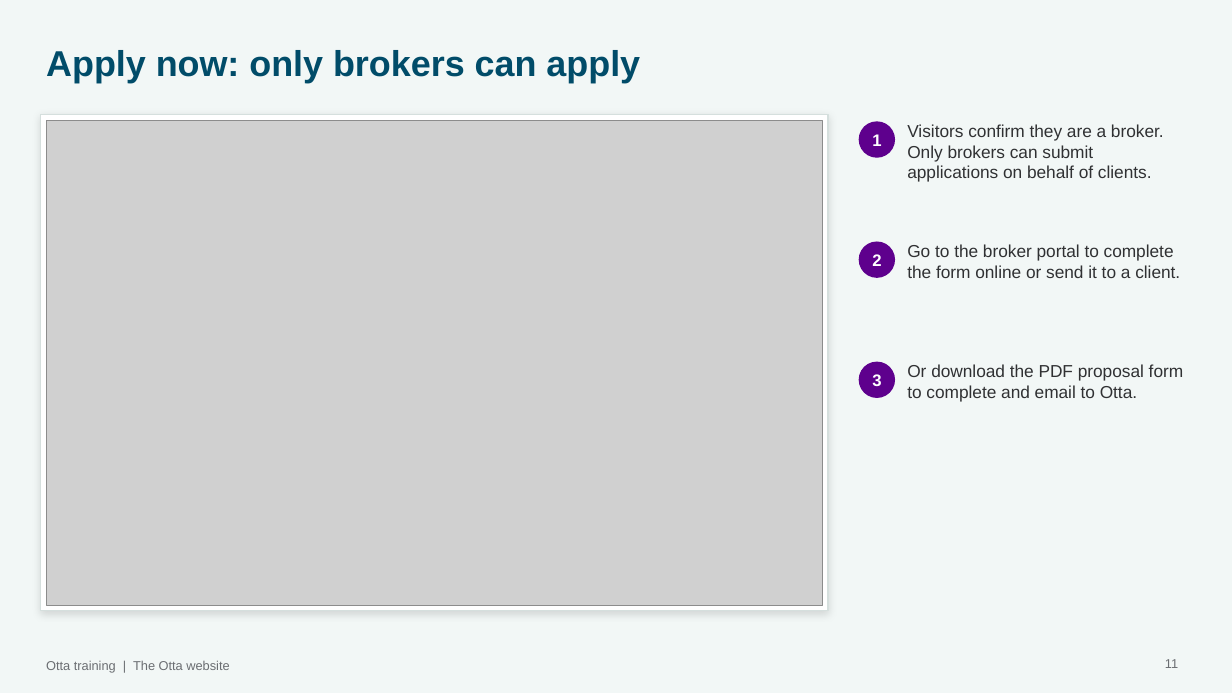
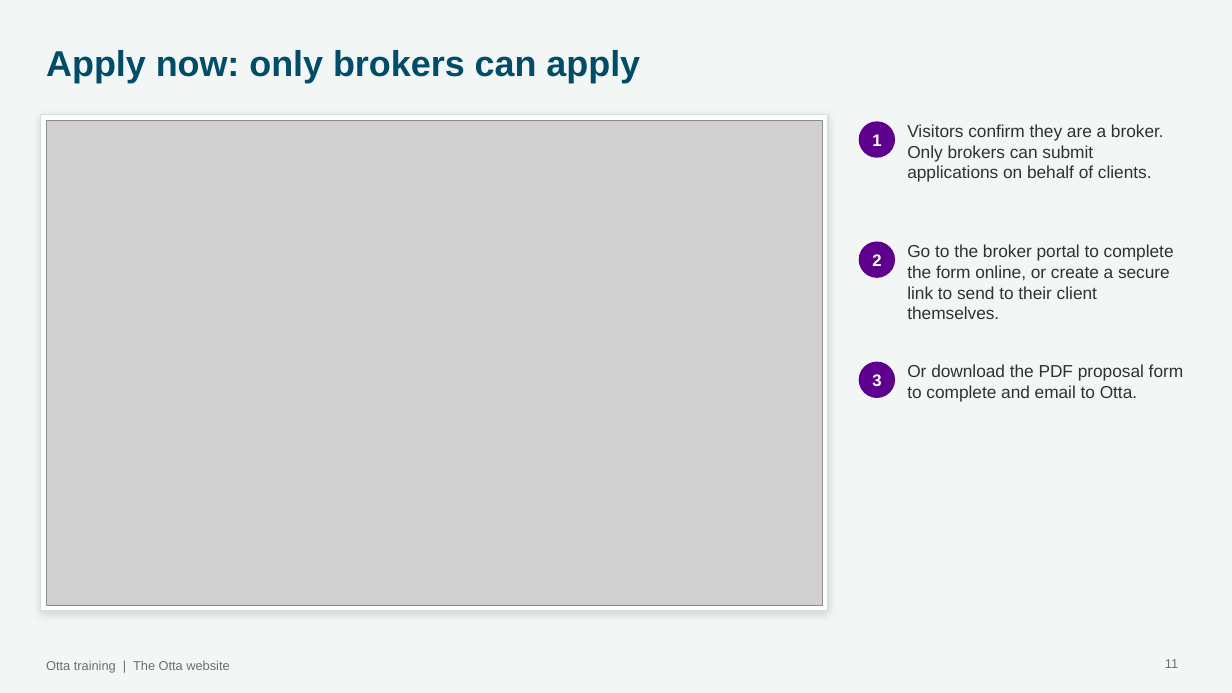
Before and after one commit to rebeccakfurness-boop/otta-MVP, a slide deck: slide 11 of docs/training/Otta training 1 - The website.pptx. Drawn at 1232x693 pixels with LibreOffice and Linux fonts; fonts in the diff are those of the drawing; grey boxes stand for pictures; background and template pictures are left out. Boxes give left, top, right and bottom in pixels: in the first picture for what was removed or moved away, otherwise in the second. Text is boxed around its words. In the diff, an @@ line names an element or a change of style, - is before the commit and + after.

```diff
--- a/docs/training/Otta training 1 - The website.pptx
+++ b/docs/training/Otta training 1 - The website.pptx
@@ text at [907,244,1174,319]: text changed @@
-Go to the broker portal to complete the form online or send it to a client.
+Go to the broker portal to complete the form online, or create a secure link to send to their client themselves.
```
Also in this commit, not shown: 36 other files.
